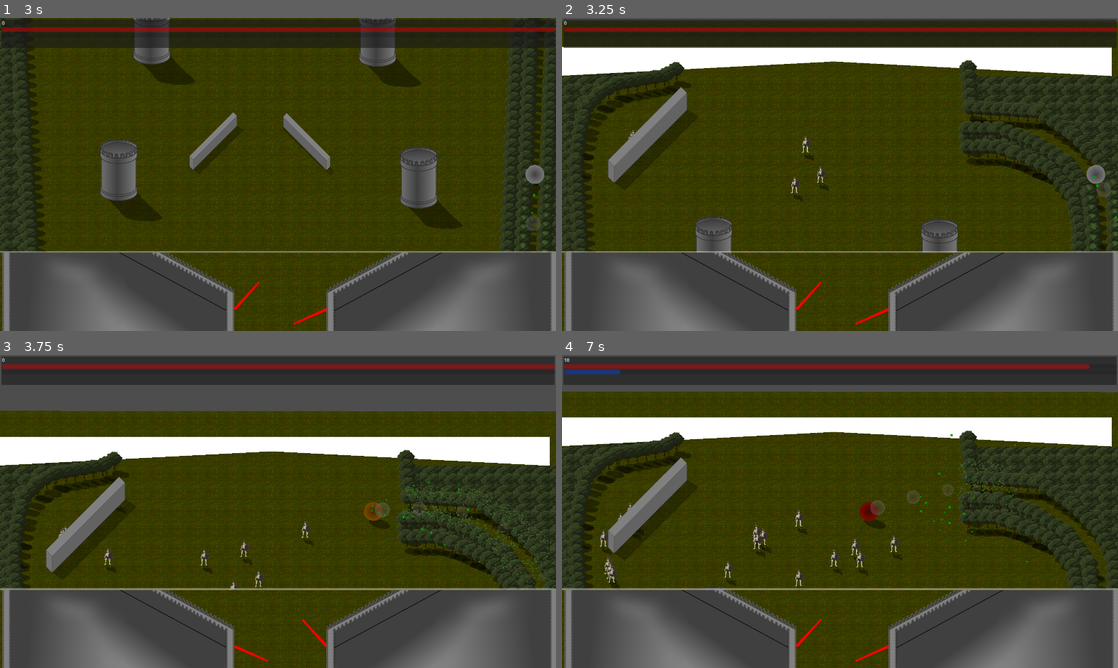
Above: before the commit, frames 1-4 (two rows, left to right).
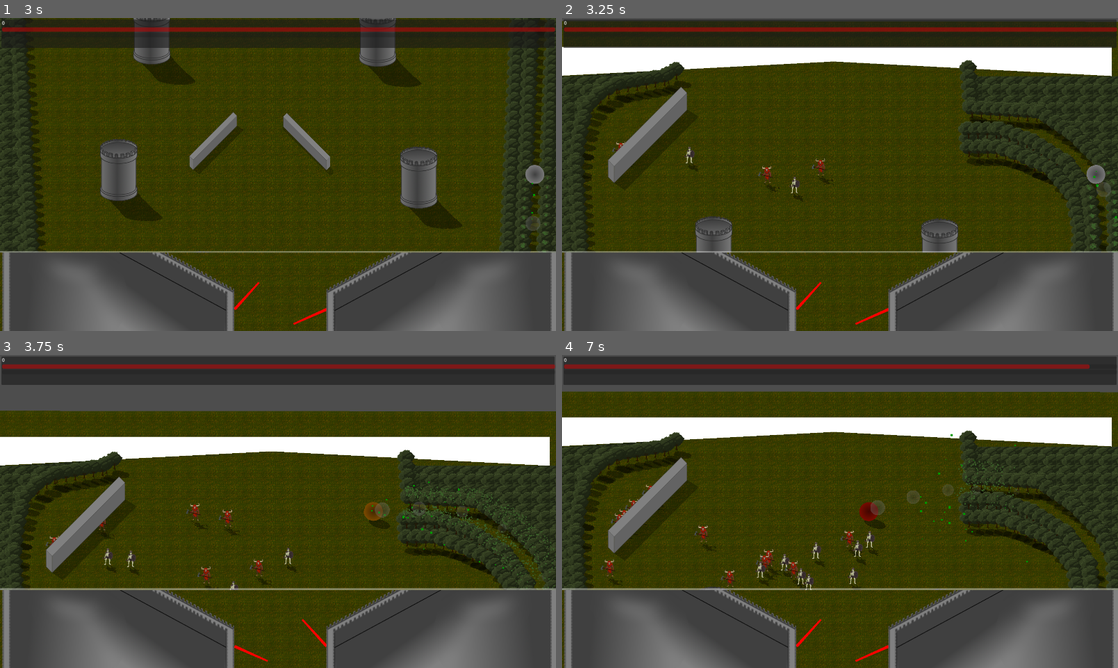
Above: after the commit, the same moments.

Repository: bKalbitz/Castle-Pinballs-Last-Stand
Game: Godot game, scene res://root.tscn
Two runs of this game, one before a commit and one after it. Both use one fixed random seed, a clock stepped at 60 frames per second and the inputs below.
Inputs:
- Up to frame 1 (3 s): click "New Game" at 0.5 s; click "Castle Pinball" at 1.25 s; tap Enter at 2 s; hold Right (flipper_right) 2.03-2.78 s; hold Space (ball_action) 2.03-2.78 s; hold Left (flipper_left) from 2.78 s (still down); tap Space (ball_action) at 2.85 s
- Up to frame 2 (3.25 s): keep holding Left (flipper_left)
- Up to frame 3 (3.75 s): release Left (flipper_left) at 3.53 s; hold Right (flipper_right) from 3.53 s (still down); hold Space (ball_action) from 3.53 s (still down)
- Up to frame 4 (7 s): release Space (ball_action) at 4.28 s; tap Space (ball_action) at 4.35, 5.85 s; release Right (flipper_right) at 5.03 s; hold Space (ball_action) 5.03-5.78 s; hold Left (flipper_left) from 5.03 s (still down); tap Enter at 5.75 s; hold Space (ball_action) from 6.53 s (still down)

Frame 1 is identical in both runs. In frame 2, 0.3% of the frame differs, in the area x 9-49%, y 35-56%; in frame 3, 0.6%; in frame 4, 1.6%, in the area x 0-62%, y 0-76%.

Commit message:
add minotaur enemy

Diff:
--- /dev/null
+++ b/scenes/ingame/enemy/minotaur.gd
@@ -0,0 +1,32 @@
+extends AbstractEnemy
+
+# Called when the node enters the scene tree for the first time.
+func _ready() -> void:
+	super()
+	health = 3
+	damage = 20
+	speed = 75
+	hitParticleColor = Color(0.8, 0.1, 0.0)
+
+# Called every frame. 'delta' is the elapsed time since the previous frame.
+func _process(delta: float) -> void:
+	super(delta)
+
+func applyDamage(damge: float, type: String) -> void:
+	super(damge, type)
+	if not $OnHitParticle.emitting:
+		$OnHitParticle.restart()
+		$DamageSound.play()
+
+	if dead:
+		$ShadowSprite2D.hide()
+		$AnimatedSprite2D.hide()
+
+func _on_on_hit_particle_finished() -> void:
+	if health <= 0:
+		destroyed.emit(scorePoints, self)
+		queue_free()
+
+func _on_body_shape_entered(body_rid: RID, body: Node2D, body_shape_index: int, local_shape_index: int) -> void:
+	if body.has_method("hit"):
+		body.hit(self, "enemy")
--- /dev/null
+++ b/scenes/ingame/enemy/minotaur.tscn
@@ -0,0 +1,75 @@
+[gd_scene load_steps=8 format=3 uid="uid://b5ijdtpb04gh0"]
+
+[ext_resource type="Script" uid="uid://bk7m5tq3qfv2m" path="res://scenes/ingame/enemy/minotaur.gd" id="1_j83iw"]
+[ext_resource type="Texture2D" uid="uid://bfnofpow1ql8n" path="res://textures/minotaur.png" id="2_j83iw"]
+[ext_resource type="Texture2D" uid="uid://bil6545f6wj7y" path="res://textures/blood.png" id="3_j83iw"]
+[ext_resource type="AudioStream" uid="uid://dccdqmkwmlkjo" path="res://sounds/minotaur_hit.wav" id="4_j83iw"]
+
+[sub_resource type="SpriteFrames" id="SpriteFrames_a6hql"]
+animations = [{
+"frames": [{
+"duration": 1.0,
+"texture": ExtResource("2_j83iw")
+}],
+"loop": true,
+"name": &"default",
+"speed": 5.0
+}]
+
+[sub_resource type="RectangleShape2D" id="RectangleShape2D_cqi7j"]
+size = Vector2(36, 58)
+
+[sub_resource type="ParticleProcessMaterial" id="ParticleProcessMaterial_lkbtl"]
+particle_flag_disable_z = true
+angle_min = -203.29999
+angle_max = 200.00002
+direction = Vector3(1, 1, 0)
+spread = 180.0
+initial_velocity_min = 40.0
+initial_velocity_max = 100.0
+angular_velocity_min = 1.9999839
+angular_velocity_max = 9.999984
+orbit_velocity_min = 9.49949e-08
+orbit_velocity_max = 9.49949e-08
+radial_velocity_min = 4.9999776
+radial_velocity_max = 29.999977
+gravity = Vector3(0, 0, 0)
+radial_accel_min = 4.9999976
+radial_accel_max = 29.999996
+scale_min = 0.5
+scale_over_velocity_min = 1.0
+scale_over_velocity_max = 2.0
+
+[node name="Minotaur" type="Area2D" groups=["reset_game_group"]]
+script = ExtResource("1_j83iw")
+
+[node name="ShadowSprite2D" type="Sprite2D" parent="."]
+modulate = Color(0, 0, 0, 0.39215687)
+z_index = -1
+position = Vector2(15.999999, 45.999996)
+rotation = -3.1415927
+scale = Vector2(1, 0.75)
+skew = -0.7853982
+texture = ExtResource("2_j83iw")
+
+[node name="AnimatedSprite2D" type="AnimatedSprite2D" parent="."]
+sprite_frames = SubResource("SpriteFrames_a6hql")
+
+[node name="CollisionShape2D" type="CollisionShape2D" parent="."]
+position = Vector2(0, 2)
+shape = SubResource("RectangleShape2D_cqi7j")
+
+[node name="OnHitParticle" type="GPUParticles2D" parent="."]
+position = Vector2(0, -10)
+emitting = false
+texture = ExtResource("3_j83iw")
+one_shot = true
+explosiveness = 0.81
+randomness = 0.12
+process_material = SubResource("ParticleProcessMaterial_lkbtl")
+
+[node name="DamageSound" type="AudioStreamPlayer2D" parent="."]
+stream = ExtResource("4_j83iw")
+
+[connection signal="body_shape_entered" from="." to="." method="_on_body_shape_entered"]
+[connection signal="finished" from="OnHitParticle" to="." method="_on_on_hit_particle_finished"]
--- a/scenes/ingame/ingame_root.gd
+++ b/scenes/ingame/ingame_root.gd
@@ -15,6 +15,8 @@
 
 var Ball = preload("res://scenes/ingame/player/ball.tscn")
 var Skelet = preload("res://scenes/ingame/enemy/skeleton_warrior.tscn")
+var Minotaur = preload("res://scenes/ingame/enemy/minotaur.tscn")
+var enememy_types = [Skelet, Minotaur]
 var camera_follow_ball = true
 var current_ball
 var spawnCount = 5
@@ -84,7 +86,7 @@
 		var x = level.getEnemySpawnPosX() + (randi() % level.getEnemySpawnOffsetX())
 		var y = level.getEnemySpawnPosY() + (randi() % level.getEnemySpawnOffsetY())
 		var target = enemyMoveTo
-		var enemy = Skelet.instantiate()
+		var enemy = enememy_types[randi() % enememy_types.size()].instantiate()
 		enemy.move_to = target
 		enemy.position = Vector2(x, y)
 		enemy.connect("destroyed", Callable(self, "_on_enemy_destroyed"))
Not shown, added: scenes/ingame/enemy/minotaur.gd.uid
Not shown, added: sounds/minotaur_hit.wav.import
Binary file added: textures/blood.png
Not shown, added: textures/blood.png.import
Binary file added: textures/minotaur.png
Not shown, added: textures/minotaur.png.import
Not shown, added: sounds/minotaur_hit.sfs
Not shown, added: sounds/minotaur_hit.wav
